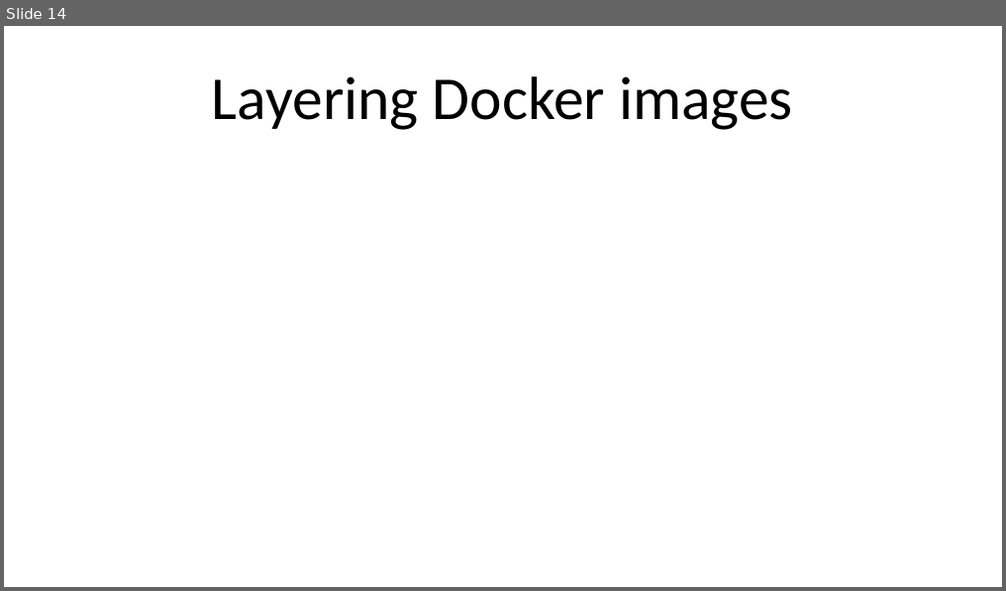
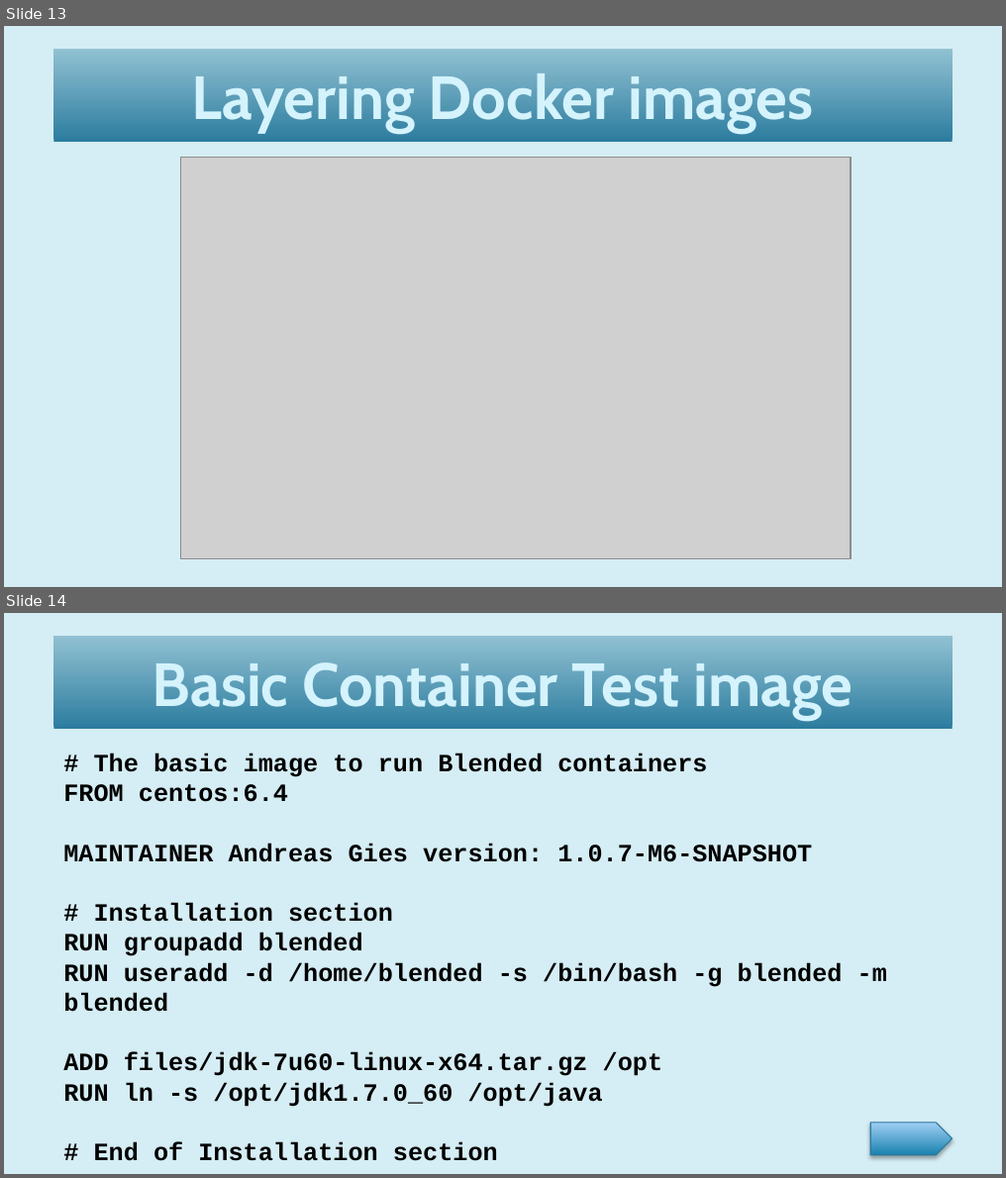
Before and after one commit to woq-blended/woq.github.io, a slide deck: media/IntegrationTesting.pptx. Shown one above the other, each under a label of ours: slide 14 before the commit, slides 13 and 14 after it. The pictures are 1006x591 and 1006x1178 pixels, drawn with LibreOffice and Linux fonts; fonts in the diff are those of the drawing; grey boxes stand for pictures. Boxes give left, top, right and bottom in pixels: in the first picture for what was removed or moved away, otherwise in the second. Text is boxed around its words. In the diff, an @@ line names an element or a change of style, - is before the commit and + after.

Commit message:
Working on Integration test presentation.

```diff
--- a/media/IntegrationTesting.pptx
+++ b/media/IntegrationTesting.pptx
@@ slide 14 added at [4, 613, 1002, 1174], background #D5EDF4 @@
@@ title added at [54, 636, 952, 730], fill gradient #2C7C9F to #91C1D2, 44 pt, text #D5F4FD, bold @@
+Basic Container Test image
@@ text added at [63, 753, 887, 1161], 18 pt, text #000000, bold @@
+# The basic image to run Blended containers
+FROM centos:6.4
+MAINTAINER Andreas Gies version: 1.0.7-M6-SNAPSHOT
+# Installation section
+RUN groupadd blended
+RUN useradd -d /home/blended -s /bin/bash -g blended -m blended
+ADD files/jdk-7u60-linux-x64.tar.gz /opt
+RUN ln -s /opt/jdk1.7.0_60 /opt/java
+# End of Installation section
@@ right arrow added at [870, 1123, 952, 1156], fill gradient #1B83B0 to #A0CFF4, outline #287A9E 0.75 pt @@
@@ what was slide 14 is now slide 13 @@
@@ slide 13 changed as well @@
@@ background #FFFFFF to #D5EDF4 @@
@@ title "Layering Docker images": place and size @@
-title "Layering Docker images" at [212, 76, 793, 130]
+title "Layering Docker images" at [54, 49, 952, 143]
@@ title "Layering Docker images" at [54, 49, 952, 143]: font Calibri to Cabin, text colour #000000 to #D5F4FD, letter outline none to #002144 1 pt, bold on; fill none to gradient #2C7C9F to #91C1D2 @@
@@ picture added at [181, 158, 851, 559] @@
```
Also in this commit, not shown: 24 other slides changed, 4 other slides added, 3 slides removed, 3 other files.
